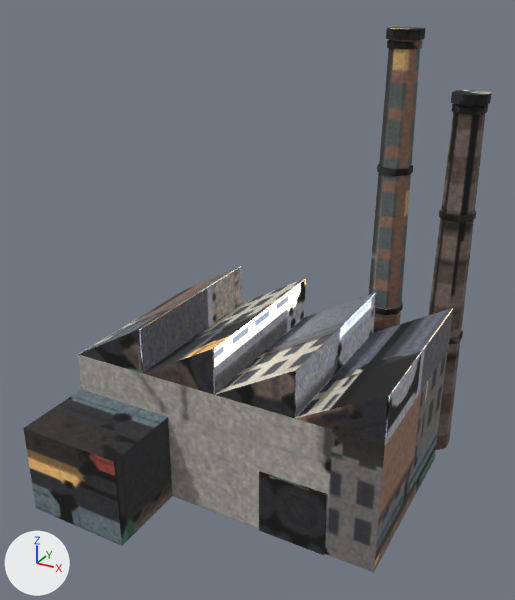
One commit to the FBX model Content/Assets/Locations/City/SM_Factory_A.fbx: the scene before it, then after it.
Before and after are seen from a 50 mm lens placed at (22.5, -42.0, 35.1), pointed at (0.2, -1.4, 14.9). Arrows for +X, +Y and +Z are at lower left; the lights stay in place. The older version comes first. Objects named as collision shapes, trigger or cutter boxes, shadow casters or lower levels of detail are left out. Vertices at exactly the same position are counted once.

Names of what the first picture shows: 'SM_Factory_A'.
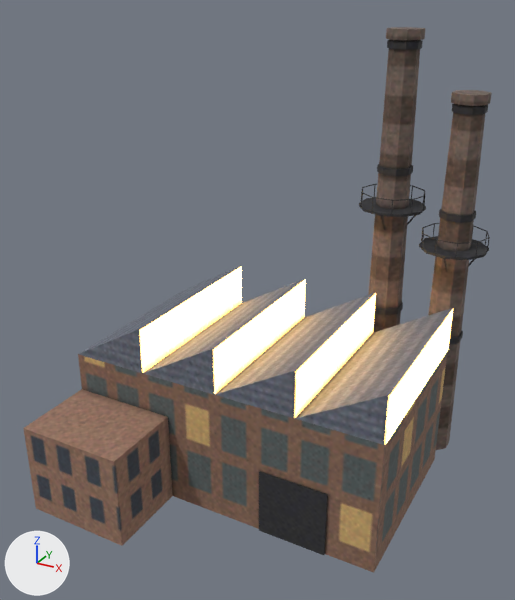
The change in detail:
me_sm_factory_a is used by ob_sm_factory_a; location (0.0, 0.0, 0.0).
me_sm_factory_a had 247 vertices, 175 faces and spanned x -12.1..12.4, y -13.0..10.9, z 0.0..32.5.
me_sm_factory_a now has 655 vertices, 475 faces and spans x -12.1..13.5, y -13.0..12.0, z 0.0..32.5.
me_sm_factory_a part 1: a new loose piece, a 10-sided cylinder along z spanning x 3.58..8.42, y 6.96..12.04, z 19.64..19.84, in mat_m_city_props (picture img_t_city_props_png).
me_sm_factory_a part 2: a new loose piece, a 10-sided cylinder along z spanning x 8.58..13.42, y 6.96..12.04, z 17.16..17.36, in mat_m_city_props (picture img_t_city_props_png).
me_sm_factory_a part 3: 176 vertices added at x 3.5..13.5, y 7.1..11.9, z 15.7..20.9.
me_sm_factory_a part 4: 175 kept faces spanning x -12.1..12.4, y -13.0..10.9, z 0.0..32.5 get new texture (UV) coordinates.
Other edits to the shape of me_sm_factory_a do not show in these pictures.

Boxes [x1, y1, x2, y2] around the edits, measured in the pictures (515 x 600 px):
part 1 of me_sm_factory_a, added: after [359, 198, 426, 217]
part 2 of me_sm_factory_a, added: after [419, 236, 489, 260]
part 3 of me_sm_factory_a, added: after [361, 184, 490, 272]
part 4 of me_sm_factory_a, surface changed: [23, 27, 492, 573] in both
